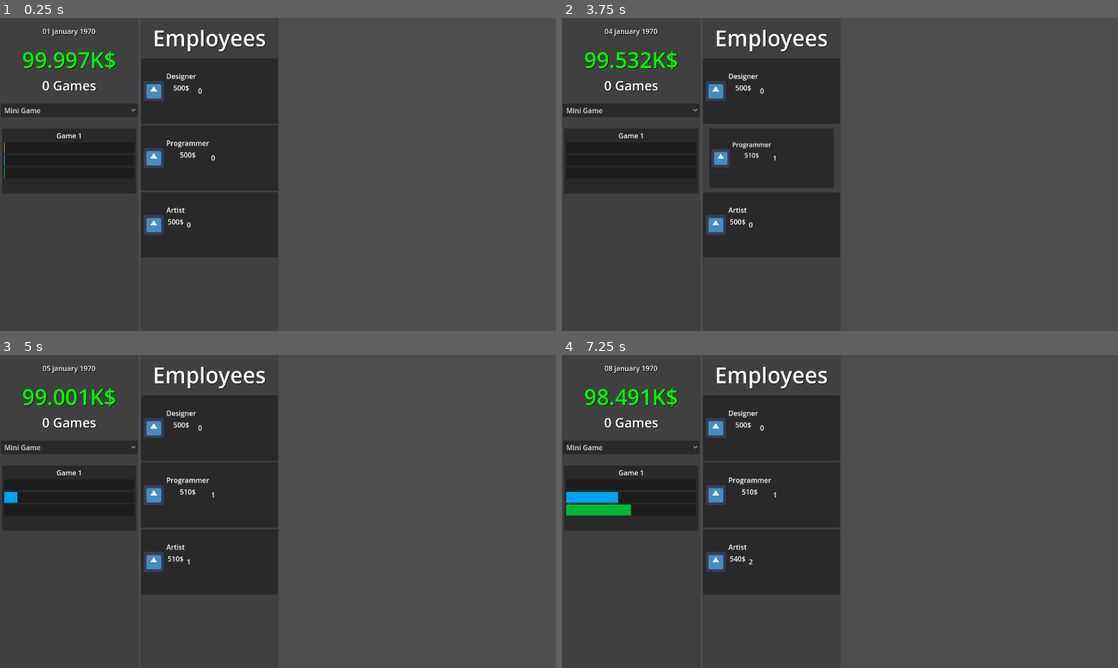
Above: before the commit, frames 1-4 (two rows, left to right).
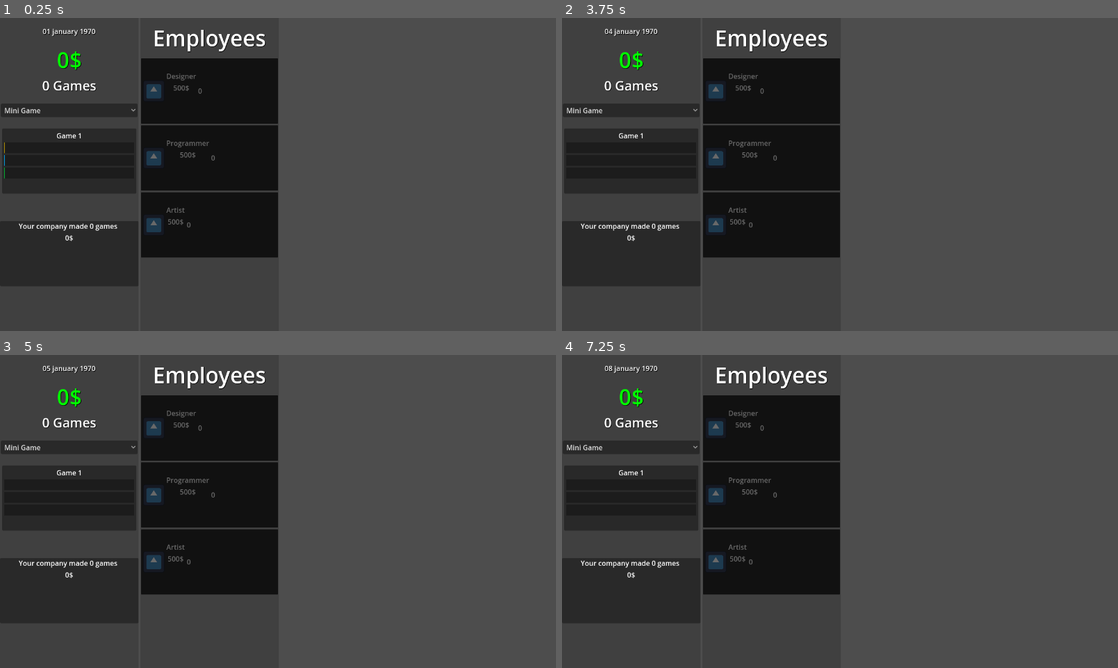
Above: after the commit, the same moments.

Repository: lolo111channel/GameDevClicker
Game: Godot game, scene res://Levels/level.tscn
Two runs of this game, one before a commit and one after it. Both use one fixed random seed, a clock stepped at 60 frames per second and the inputs below. The engine's default icon, where the game draws it, is replaced by a stand-in: a white triangle on a blue panel in a dark square.
Inputs (mouse positions are in pixels of both pictures, inside the frame that each line leads up to):
- Up to frame 1 (0.25 s): no input
- Up to frame 2 (3.75 s): click "Mini Game" at 0.5 s; click "Mini Game" at 1.25 s; click "Mini Game" at 2 s; tap Enter at 2.75 s; move the mouse to (773, 89) at 2.77 s; click (773, 89) at 2.92 s; tap Space at 3.5 s; move the mouse to (773, 158) at 3.52 s; click (773, 158) at 3.67 s
- Up to frame 3 (5 s): move the mouse to (211, 561) at 4.27 s; click (211, 561) at 4.42 s
- Up to frame 4 (7.25 s): tap Enter at 5, 6.5 s; move the mouse to (812, 574) at 5.02 s; click (812, 574) at 5.17 s; tap Space at 5.75 s; move the mouse to (1006, 558) at 5.77 s; click (1006, 558) at 5.92 s; move the mouse to (673, 464) at 6.52 s; click (673, 464) at 6.67 s

The runs differ from the first frame. In frame 1, 1.9% of the frame differs, in the area x 3-50%, y 10-77%; in frame 2, 2.8%; in frame 3, 1.9%; in frame 4, 2.6%.

Commit message:
Sounds and Calculation Stats

Diff:
--- a/Levels/level.tscn
+++ b/Levels/level.tscn
@@ -1,8 +1,9 @@
-[gd_scene load_steps=5 format=3 uid="uid://dwg5virelbpk3"]
+[gd_scene load_steps=6 format=3 uid="uid://dwg5virelbpk3"]
 
 [ext_resource type="PackedScene" uid="uid://bgx872hy6p2j3" path="res://Scripts/Player/player.tscn" id="1_262ob"]
 [ext_resource type="PackedScene" uid="uid://6jfegpnu1t1s" path="res://Scripts/UI/ui.tscn" id="1_lyta2"]
 [ext_resource type="Script" path="res://Scripts/GameTime/GameTime.gd" id="2_fk7sv"]
+[ext_resource type="Script" path="res://Scripts/CalculationStats.gd" id="3_224mo"]
 [ext_resource type="Script" path="res://Scripts/Workers/Workers.gd" id="4_6o320"]
 
 [node name="Level" type="Node2D"]
@@ -12,8 +13,9 @@
 game_time = NodePath("../GameTime")
 workers = NodePath("../Workers")
 
-[node name="GameTime" type="Node2D" parent="."]
+[node name="GameTime" type="Node2D" parent="." node_paths=PackedStringArray("calculation_stats")]
 script = ExtResource("2_fk7sv")
+calculation_stats = NodePath("../CalculationStats")
 
 [node name="Player" parent="." instance=ExtResource("1_262ob")]
 
@@ -21,3 +23,8 @@
 script = ExtResource("4_6o320")
 player = NodePath("../Player")
 game_time = NodePath("../GameTime")
+
+[node name="CalculationStats" type="Node2D" parent="." node_paths=PackedStringArray("player", "workers")]
+script = ExtResource("3_224mo")
+player = NodePath("../Player")
+workers = NodePath("../Workers")
--- /dev/null
+++ b/Scripts/CalculationStats.gd
@@ -0,0 +1,15 @@
+class_name CalculationStats extends Node2D
+
+@export var player : Player
+@export var workers : Workers
+
+func calculation_stats(seconds) -> void:
+	var points : Dictionary = workers.get_workers_points()
+	var how_many_games_made : float = seconds * player.get_game_per_second(points)
+	player.add_money(player.making_current_game_clone.min_earnings * round(how_many_games_made))
+	player.created_games.append({
+		name = "Your company made %s games " % [round(how_many_games_made)],
+		money_earned = player.making_current_game_clone.min_earnings * how_many_games_made
+	})
+
+	player.add_created_games(round(how_many_games_made))
--- a/Scripts/GameTime/GameTime.gd
+++ b/Scripts/GameTime/GameTime.gd
@@ -1,4 +1,6 @@
 class_name GameTime extends Node2D
+
+@export var calculation_stats : CalculationStats
 
 var start_date_in_game : DateTime = DateTime.datetime({
 	year = 1970,
@@ -8,7 +10,18 @@
 
 var current_date_in_game : DateTime
 
-var seconds_elapsed : int = 0
+var saved_date : DateTime = DateTime.datetime({
+	year = 2022,
+	month = 4,
+	day = 1
+})
+var current_date : DateTime = DateTime.now()
+var seconds_that_have_passed_from_last_launch : int
+
+
+var seconds_in_game_elapsed : int = 0
+var idle_seconds_that_elapsed : int = 0
+
 var timer : Timer = Timer.new()
 
 signal day_in_game_elapsed
@@ -19,16 +32,36 @@
 	timer.timeout.connect(_on_timeout)
 	add_child(timer)
 
+	saved_date = current_date
+	calculate_how_much_seconds_passed()
 
 func _process(delta) -> void:
-	current_date_in_game = start_date_in_game.add_days(seconds_elapsed)
+	current_date_in_game = start_date_in_game.add_days(seconds_in_game_elapsed)
 
+	current_date = DateTime.now()
+	if current_date.epoch - saved_date.epoch > 5:
+		calculate_how_much_seconds_passed()
+	else:
+		saved_date = current_date
+
+
+func calculate_how_much_seconds_passed() -> void:
+	seconds_that_have_passed_from_last_launch = current_date.epoch - saved_date.epoch
+
+	#1440 is minutes in one day
+	seconds_in_game_elapsed = seconds_in_game_elapsed + seconds_that_have_passed_from_last_launch/1440
+	idle_seconds_that_elapsed = seconds_that_have_passed_from_last_launch/1440
+
+	saved_date = current_date
+
+	if calculation_stats:
+		calculation_stats.calculation_stats(idle_seconds_that_elapsed)
 
 func get_current_date_in_game() -> DateTime:
 	return current_date_in_game
 
 func _on_timeout() -> void:
-	seconds_elapsed += 1
+	seconds_in_game_elapsed += 1
 	timer.start(1.0)
 
 	emit_signal("day_in_game_elapsed")
--- a/Scripts/Player/Player.gd
+++ b/Scripts/Player/Player.gd
@@ -1,10 +1,14 @@
 class_name Player extends Node2D
 
-var money : int = 100000
+var money : int = 0
 var making_current_game : Game
+var making_current_game_clone : Game = Game.new()
+
 var created_games : Array[Dictionary] = [
 
 ]
+
+var created_games_count : int = 0
 
 var player_points = {
 	design = 1,
@@ -14,10 +18,16 @@
 
 var current_index_of_size_of_game : int = 0
 
+func _ready() -> void:
+	making_current_game_clone.set_current_size_of_game(current_index_of_size_of_game)
+	add_child(making_current_game_clone)
+
+
 func _process(delta) -> void:
 	if !making_current_game:
 		making_current_game = Game.new()
-		making_current_game.game_name = "Game %s" % [created_games.size() + 1]
+		making_current_game.game_name = "Game %s" % [created_games_count + 1]
+		making_current_game_clone = making_current_game
 
 		get_parent().add_child(making_current_game)
 
@@ -27,6 +37,7 @@
 	if making_current_game.is_finished_game():
 		var made_game = making_current_game.finish_game()
 		add_money(made_game.money_earned)
+		add_created_games(1)
 
 		created_games.append(made_game)
 
@@ -37,8 +48,24 @@
 func decrease_money(value : int) -> void:
 	money -= value
 
+func add_created_games(value : int) -> void:
+	created_games_count += value
+
 func making_game(points) -> void:
 	if is_instance_valid(making_current_game):
 		if !making_current_game.is_finished_game():
 			making_current_game.add_points(points)
 			return
+
+
+func get_game_per_second(points) -> float:
+	var points_arr : Array = [
+		points.programming,
+		points.design,
+		points.art
+	]
+	var min_points = points_arr.min()
+	if is_instance_valid(making_current_game_clone):
+		return (min_points as float / making_current_game_clone.required_points.design as float)
+
+	return 0.0
--- /dev/null
+++ b/Scripts/Sounds/PlaySoundByPressedButton.gd
@@ -0,0 +1,10 @@
+extends AudioStreamPlayer
+
+
+func _ready() -> void:
+	if get_parent().has_signal("pressed"):
+		get_parent().pressed.connect(_pressed)
+
+func _pressed() -> void:
+	if !playing:
+		play()
--- /dev/null
+++ b/Scripts/Sounds/play_sound_by_pressed_button.tscn
@@ -0,0 +1,6 @@
+[gd_scene load_steps=2 format=3 uid="uid://63nt00vu8wr3"]
+
+[ext_resource type="Script" path="res://Scripts/Sounds/PlaySoundByPressedButton.gd" id="1_kl2l1"]
+
+[node name="PlaySoundByPressedButton" type="AudioStreamPlayer"]
+script = ExtResource("1_kl2l1")
--- a/Scripts/UI/GameCreatorUI.gd
+++ b/Scripts/UI/GameCreatorUI.gd
@@ -35,7 +35,7 @@
 		current_money = lerp(current_money,player.money+1,0.5)
 		money_label.text = "%s$" % [Global.rounding_value(current_money,"")]
 
-		created_games_label.text = "%s Games" % [Global.rounding_value(player.created_games.size(),"")]
+		created_games_label.text = "%s Games" % [Global.rounding_value(player.created_games_count,"")]
 
 
 		if created_games_amount != player.created_games.size():
--- a/Scripts/UI/HireWorkerUI/hire_worker_panel.tscn
+++ b/Scripts/UI/HireWorkerUI/hire_worker_panel.tscn
@@ -1,8 +1,10 @@
-[gd_scene load_steps=6 format=3 uid="uid://d3uv5uxa34dos"]
+[gd_scene load_steps=8 format=3 uid="uid://d3uv5uxa34dos"]
 
 [ext_resource type="Script" path="res://Scripts/UI/HireWorkerUI/HireWorkerPanel.gd" id="1_pnh8s"]
 [ext_resource type="Texture2D" uid="uid://cgntcoqadhpx0" path="res://icon.svg" id="2_0pvit"]
 [ext_resource type="PackedScene" uid="uid://c5js8inpclni5" path="res://Scripts/UI/ClickablePanel/clickable_panel.tscn" id="3_f4erw"]
+[ext_resource type="PackedScene" uid="uid://63nt00vu8wr3" path="res://Scripts/Sounds/play_sound_by_pressed_button.tscn" id="4_8u3p4"]
+[ext_resource type="AudioStream" uid="uid://drr30phdh7dyt" path="res://Content/Sounds/TestSounds/test_click_sound.wav" id="5_fljfb"]
 
 [sub_resource type="StyleBoxFlat" id="StyleBoxFlat_2vngt"]
 bg_color = Color(0, 0, 0, 0.588235)
@@ -67,4 +69,7 @@
 layout_mode = 2
 theme_override_styles/panel = SubResource("StyleBoxEmpty_7xeqb")
 
+[node name="PlaySoundByPressedButton" parent="ClickablePanel" instance=ExtResource("4_8u3p4")]
+stream = ExtResource("5_fljfb")
+
 [connection signal="pressed" from="ClickablePanel" to="." method="_on_clickable_panel_pressed"]
--- a/Scripts/UI/MakeGamePanel.gd
+++ b/Scripts/UI/MakeGamePanel.gd
@@ -43,14 +43,13 @@
 			art_tween.tween_property(art_progress_bar,"value",stats.art,_progress_bars_tween_time)
 
 
-func _on_clickable_panel_gui_input(event):
-	if event is InputEventScreenTouch:
-		if event.pressed:
-			if player != null:
-				if is_instance_valid(player.making_current_game):
 
-					var tween : Tween = create_tween()
-					tween.tween_property(self,"scale",Vector2(0.8,0.8),0.15)
-					tween.tween_property(self,"scale",Vector2(1,1),0.15)
 
-					player.making_game(player.player_points)
+func _on_clickable_panel_pressed():
+	if player != null:
+		if is_instance_valid(player.making_current_game):
+			var tween : Tween = create_tween()
+			tween.tween_property(self,"scale",Vector2(0.8,0.8),0.15)
+			tween.tween_property(self,"scale",Vector2(1,1),0.15)
+
+			player.making_game(player.player_points)
--- a/Scripts/UI/make_game_panel.tscn
+++ b/Scripts/UI/make_game_panel.tscn
@@ -1,6 +1,9 @@
-[gd_scene load_steps=7 format=3 uid="uid://dgfc86stwm1e3"]
+[gd_scene load_steps=10 format=3 uid="uid://dgfc86stwm1e3"]
 
 [ext_resource type="Script" path="res://Scripts/UI/MakeGamePanel.gd" id="1_b4cb3"]
+[ext_resource type="PackedScene" uid="uid://c5js8inpclni5" path="res://Scripts/UI/ClickablePanel/clickable_panel.tscn" id="2_22wsv"]
+[ext_resource type="PackedScene" uid="uid://63nt00vu8wr3" path="res://Scripts/Sounds/play_sound_by_pressed_button.tscn" id="2_b0g2h"]
+[ext_resource type="AudioStream" uid="uid://drr30phdh7dyt" path="res://Content/Sounds/TestSounds/test_click_sound.wav" id="4_ynv0i"]
 
 [sub_resource type="StyleBoxFlat" id="StyleBoxFlat_y2i4a"]
 bg_color = Color(0.111197, 0.111197, 0.111197, 1)
@@ -76,15 +79,16 @@
 value = 5.0
 show_percentage = false
 
-[node name="ClickablePanel" type="PanelContainer" parent="."]
+[node name="ClickablePanel" parent="." instance=ExtResource("2_22wsv")]
 layout_mode = 1
 anchors_preset = 15
 anchor_right = 1.0
 anchor_bottom = 1.0
 grow_horizontal = 2
 grow_vertical = 2
-theme_override_styles/panel = SubResource("StyleBoxEmpty_pvsad")
+theme_override_styles/panel = SubResource("StyleBoxEmpty_8kr01")
 
-[connection signal="gui_input" from="ClickablePanel" to="." method="_on_clickable_panel_gui_input"]
-[connection signal="mouse_entered" from="ClickablePanel" to="." method="_on_clickable_panel_mouse_entered"]
-[connection signal="mouse_exited" from="ClickablePanel" to="." method="_on_clickable_panel_mouse_exited"]
+[node name="PlaySoundByPressedButton" parent="ClickablePanel" instance=ExtResource("2_b0g2h")]
+stream = ExtResource("4_ynv0i")
+
+[connection signal="pressed" from="ClickablePanel" to="." method="_on_clickable_panel_pressed"]
--- a/Scripts/Workers/Workers.gd
+++ b/Scripts/Workers/Workers.gd
@@ -74,3 +74,15 @@
 		counted_workers += i.workers_count
 
 	return counted_workers
+
+func get_workers_points() -> Dictionary:
+	var points : Dictionary = {
+		programming = 0,
+		art = 0,
+		design = 0
+	}
+
+	for i in workers:
+		points[i.workers_role] = i.workers_count
+
+	return points
--- a/project.godot
+++ b/project.godot
@@ -31,7 +31,8 @@
 folder_colors={
 "res://Content/": "green",
 "res://Levels/": "yellow",
-"res://Scripts/": "teal"
+"res://Scripts/": "teal",
+"res://addons/": "gray"
 }
 
 [input]
Not shown, added: Content/Sounds/TestSounds/test_click_sound.wav.import
Not shown, added: Content/Sounds/TestSounds/test_keyboard_typing_sound.wav.import
Not shown: 1 places in Scripts/UI/make_game_panel.tscn that only renumber resources
Not shown, added: export_presets.cfg
Not shown, added: Content/Sounds/TestSounds/test_click_sound.wav
Not shown, added: Content/Sounds/TestSounds/test_keyboard_typing_sound.wav
